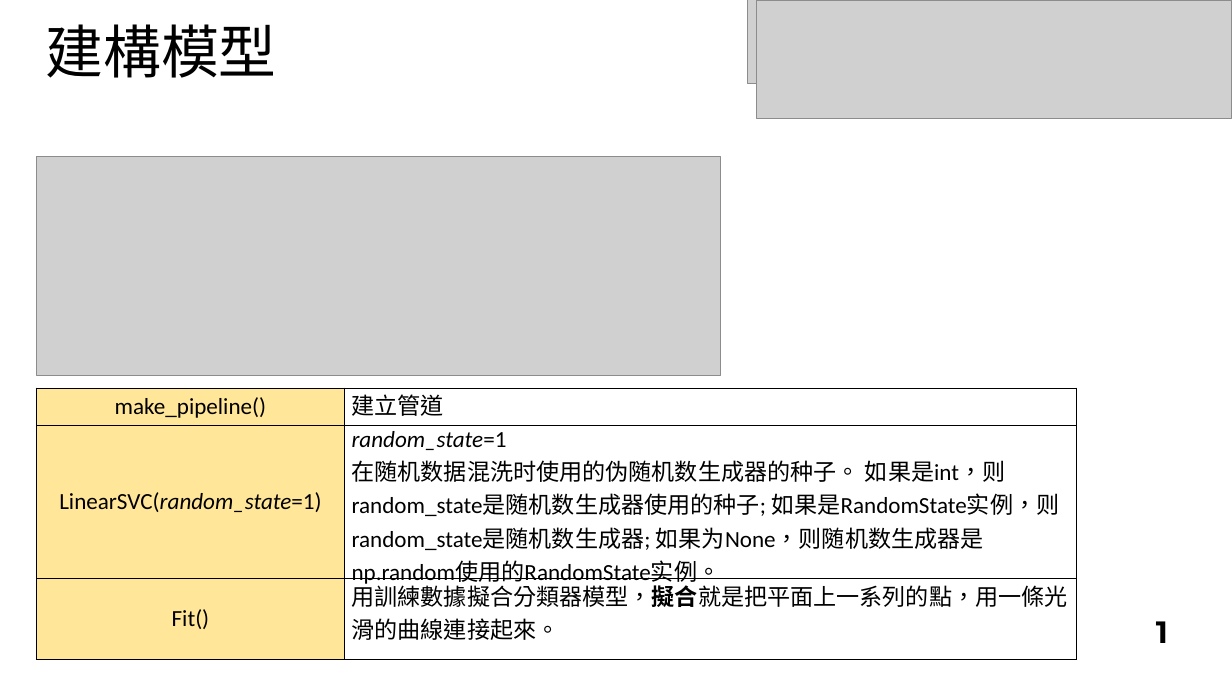
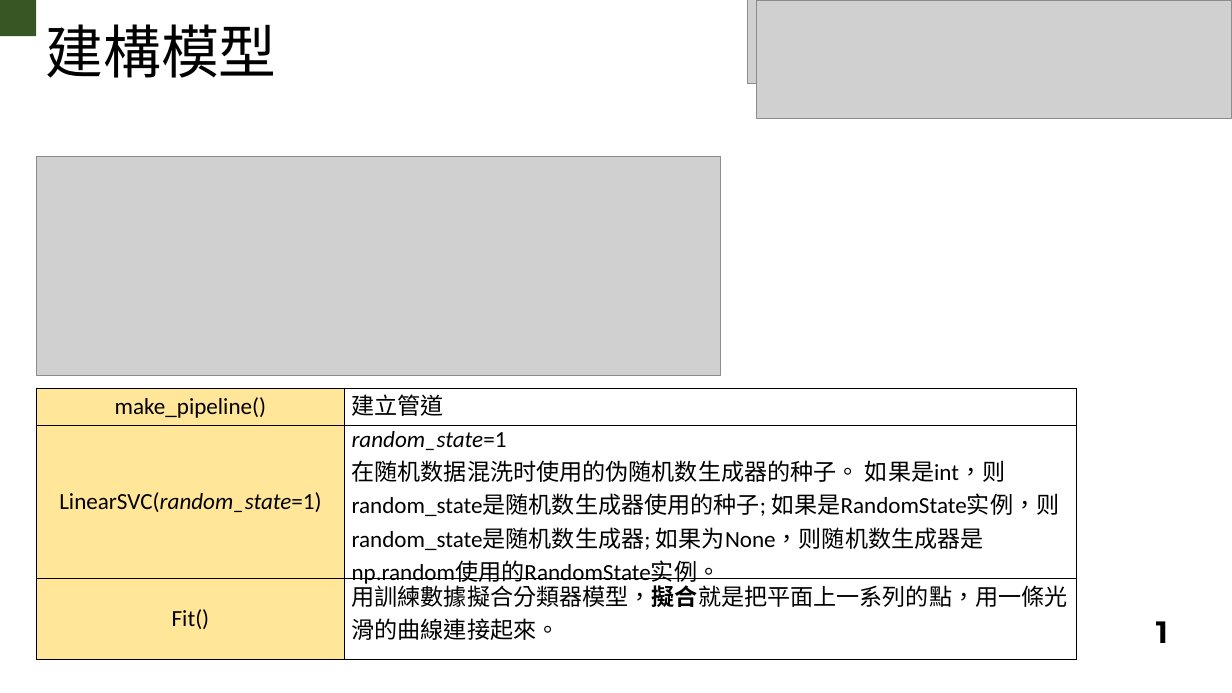
Before and after one commit to cgit6/AML_SVM, a slide deck: slide 33 of AML detection.pptx (slide 26 before the commit). Drawn at 1232x693 pixels with LibreOffice and Linux fonts; fonts in the diff are those of the drawing; grey boxes stand for pictures. Boxes give left, top, right and bottom in pixels: in the first picture for what was removed or moved away, otherwise in the second. Text is boxed around its words. In the diff, an @@ line names an element or a change of style, - is before the commit and + after.

```diff
--- a/AML detection.pptx
+++ b/AML detection.pptx
@@ rectangle added at (0, 0, 36, 36), fill #385723 @@
```
Also in this commit, not shown: 6 other slides changed, 8 slides added.
